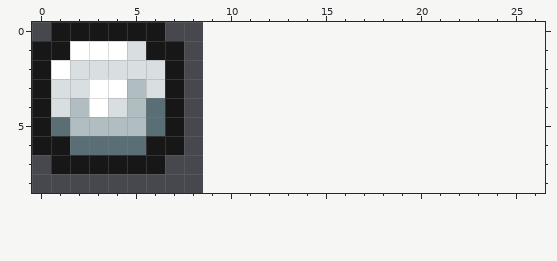
File history of a pixel-art sprite, Assets/Tiles/NetworkJunction.png. Above, as it was before the edit.
The file is 18x18 pixels, drawn in blocks of 2x2; one block is one cell here. The old version is drawn lined up with the new one, on the new canvas.
New version:
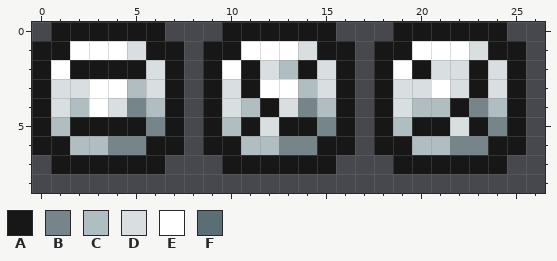
Palette (. is transparent): A #171717  B #768589  C #b0bec2  D #d9dee0  E #ffffff  F #5a6f75
From the commit log: texture path fix
Difference:
canvas 9x9 -> 27x9
y 0: x 10..15 ...... -> AAAAAA; x 19..24 ...... -> AAAAAA
y 1: x 9..16 ........ -> AAEEEDAA; x 18..25 ........ -> AAEEEDAA
y 2: x 2..5 DDDD -> AAAA; x 9..16 ........ -> AEADCADA; x 18..25 ........ -> AEADDADA
y 3: x 9..16 ........ -> ADAEECDA; x 18..25 ........ -> ADDEDADA
y 4: x 5..6 CF -> BC; x 9..16 ........ -> ADCADBCA; x 18..25 ........ -> ADCCABCA
y 5: x 1..6 FCCCCF -> CAAAAB; x 9..16 ........ -> ACADAABA; x 18..25 ........ -> ACAADABA
y 6: x 2..5 FFFF -> CCBB; x 9..16 ........ -> AACCBBAA; x 18..25 ........ -> AACCBBAA
y 7: x 10..15 ...... -> AAAAAA; x 19..24 ...... -> AAAAAA
